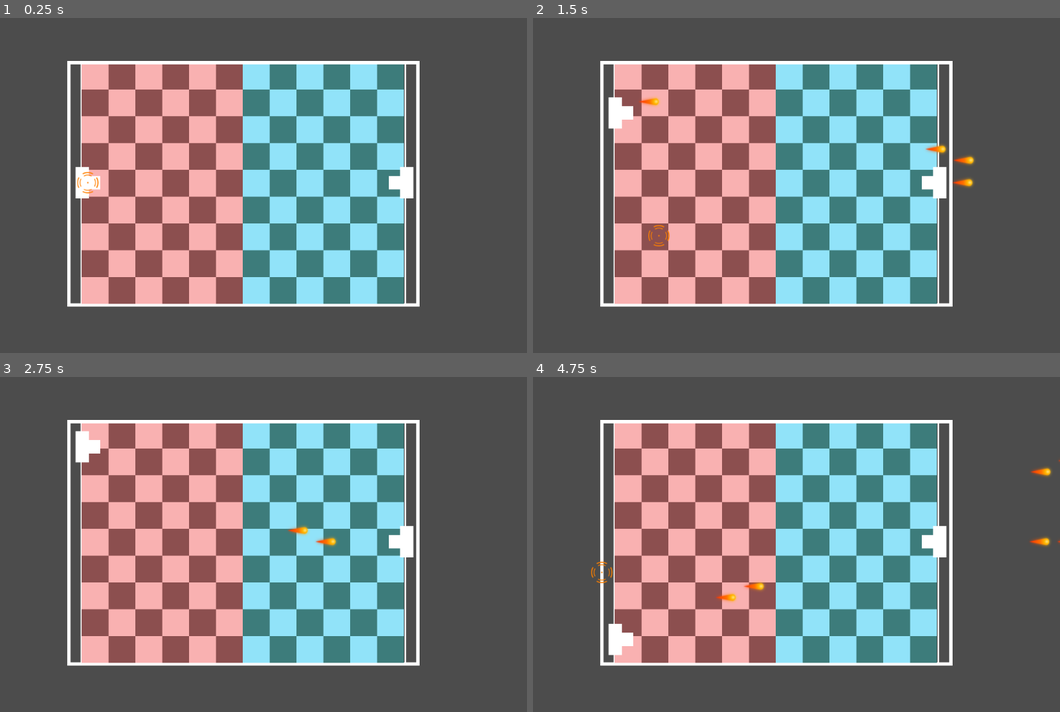
Above: before the commit, frames 1-4 (two rows, left to right).
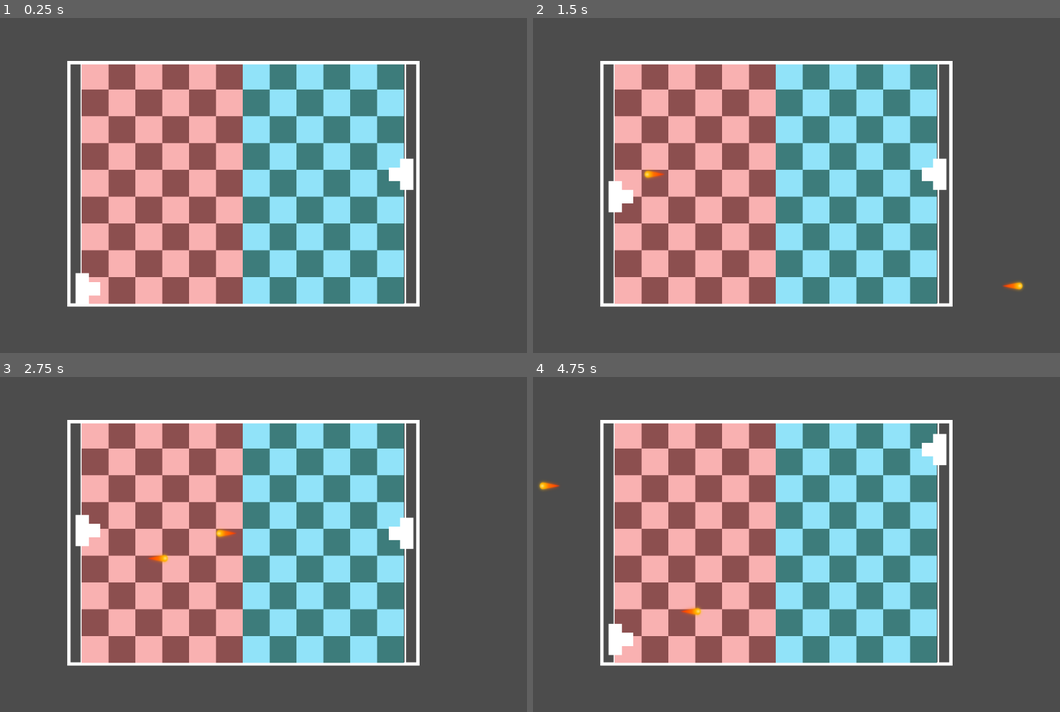
Above: after the commit, the same moments.

Repository: Raelr/dd-pong-invaders
Game: Godot game, scene res://scenes/Main.tscn
The game is run twice, just before and just after one commit, with the same random seed, the same clock (stepped at 60 frames per second) and the same inputs.
Inputs (mouse positions are in pixels of both pictures, inside the frame that each line leads up to):
- Up to frame 1 (0.25 s): no input
- Up to frame 2 (1.5 s): tap Enter at 0.5 s; move the mouse to (901, 168) at 0.52 s; hold W 0.53-1.28 s; hold F 0.53-1.28 s; click (901, 168) at 0.67 s; tap H at 0.8, 1.35 s; move the mouse to (659, 202) at 1.27 s; hold S from 1.28 s (still down); click (659, 202) at 1.42 s
- Up to frame 3 (2.75 s): tap F at 1.55 s; move the mouse to (300, 470) at 2.02 s; release S at 2.03 s; hold W from 2.03 s (still down); hold F from 2.03 s (still down); click (300, 470) at 2.17 s; tap H at 2.3 s
- Up to frame 4 (4.75 s): move the mouse to (743, 611) at 2.77 s; release F at 2.78 s; tap H at 2.85, 3.8 s; click (743, 611) at 2.92 s; tap F at 3.05, 4.55 s; move the mouse to (944, 594) at 3.52 s; release W at 3.53 s; hold I 3.53-4.28 s; hold S from 3.53 s (still down); click (944, 594) at 3.67 s; move the mouse to (601, 494) at 4.27 s; tap K at 4.35 s; click (601, 494) at 4.42 s

The runs differ from the first frame. In frame 1, 0.9% of the frame differs, in the area x 14-79%, y 41-86%; in frame 2, 1.4%, in the area x 14-94%, y 23-82%; in frame 3, 1.2%; in frame 4, 1.2%.

Commit message:
remove mouse aim dot, add player functions

Diff:
--- a/scenes/Main.tscn
+++ b/scenes/Main.tscn
@@ -1,10 +1,8 @@
-[gd_scene load_steps=6 format=2]
+[gd_scene load_steps=4 format=2]
 
 [ext_resource path="res://scenes/Arena.tscn" type="PackedScene" id=1]
 [ext_resource path="res://scenes/Player.tscn" type="PackedScene" id=2]
 [ext_resource path="res://sprites/PlayerLeft.png" type="Texture" id=3]
-[ext_resource path="res://scripts/Aim.gd" type="Script" id=4]
-[ext_resource path="res://sprites/reticle.png" type="Texture" id=5]
 
 [node name="Main" type="Node2D"]
 
@@ -12,16 +10,11 @@
 position = Vector2( 516.893, 297.052 )
 
 [node name="PlayerOne" parent="." instance=ExtResource( 2 )]
-position = Vector2( 238.875, 294.948 )
+position = Vector2( 238.875, 484.948 )
 is_player_one = true
 update = true
 
-[node name="AimOne" type="Sprite" parent="PlayerOne"]
-scale = Vector2( 0.2, 0.2 )
-texture = ExtResource( 5 )
-script = ExtResource( 4 )
-
 [node name="PlayerTwo" parent="." instance=ExtResource( 2 )]
-position = Vector2( 799.479, 294.948 )
+position = Vector2( 799.479, 279.948 )
 texture = ExtResource( 3 )
 update = true
--- a/scripts/Player.gd
+++ b/scripts/Player.gd
@@ -8,45 +8,40 @@
 export (int) var playerMovementSpeed
 
 var Bullet = preload("res://scenes/Bullet.tscn")
-var BulletInterval = 0.3
-
-var recoilTimer
-var bulletSpawnFrom
-
-var mousePosition
-var aimPosition
-
 var canShoot = true
-
-var bullet
 
 func _ready():
 	pass
 
 func _process(delta):
 	control_player(delta)
+	catchUserShootInput()
 
 	if update:
 		if Engine.editor_hint:
 			texture = playerTextures[0] if (is_player_one) else playerTextures[1]
 
-func _input(event):
-	if event is InputEventMouseButton:
-		mousePressed(event)
+func catchUserShootInput():
+	if (is_player_one):
+		if Input.is_key_pressed(KEY_F):
+			debounceShot(0)
+	else:
+		if Input.is_key_pressed(KEY_H):
+			debounceShot(PI)
 
-func mousePressed(event):
+func debounceShot(angle):
 	if canShoot:
-		print("Mouse pressed")
-		shootBullet(event)
+		shootBullet(angle)
 
-		# recoilTimer.start()
-		# canShoot = false
+		var recoilTimer = recoilTimer(1, "onRecoilTimerStopped")
+		recoilTimer.start()
+		canShoot = false
 
 
-func shootBullet(event):
+func shootBullet(angle):
 	var bullet = Bullet.instance()
 
-	bullet.start(global_position, rotation)
+	bullet.start(global_position, angle)
 
 	get_parent().add_child(bullet)
 
@@ -62,10 +57,21 @@
 		elif Input.is_key_pressed(KEY_S) and not Input.is_key_pressed(KEY_W):
 			if (self.position.y < 483.579):
 				self.position.y += 5
-	elif (is_player_two):
+	else:
 		if Input.is_key_pressed(KEY_I) and not Input.is_key_pressed(KEY_K):
 			if (self.position.y > 111.373):
 				self.position.y -= 5
 		elif Input.is_key_pressed(KEY_K) and not Input.is_key_pressed(KEY_I):
 			if (self.position.y < 483.579):
 				self.position.y += 5
+
+func recoilTimer(time, callback):
+
+	var timer = Timer.new()
+	timer.set_one_shot(true)
+	timer.connect("timeout", self, callback)
+	timer.set_wait_time(time)
+
+	self.add_child(timer)
+
+	return timer
